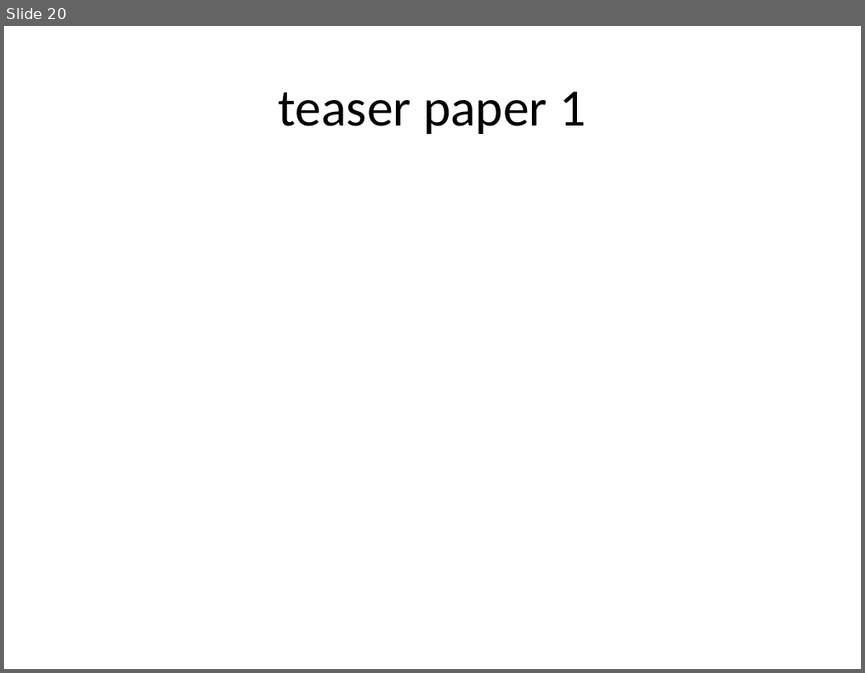
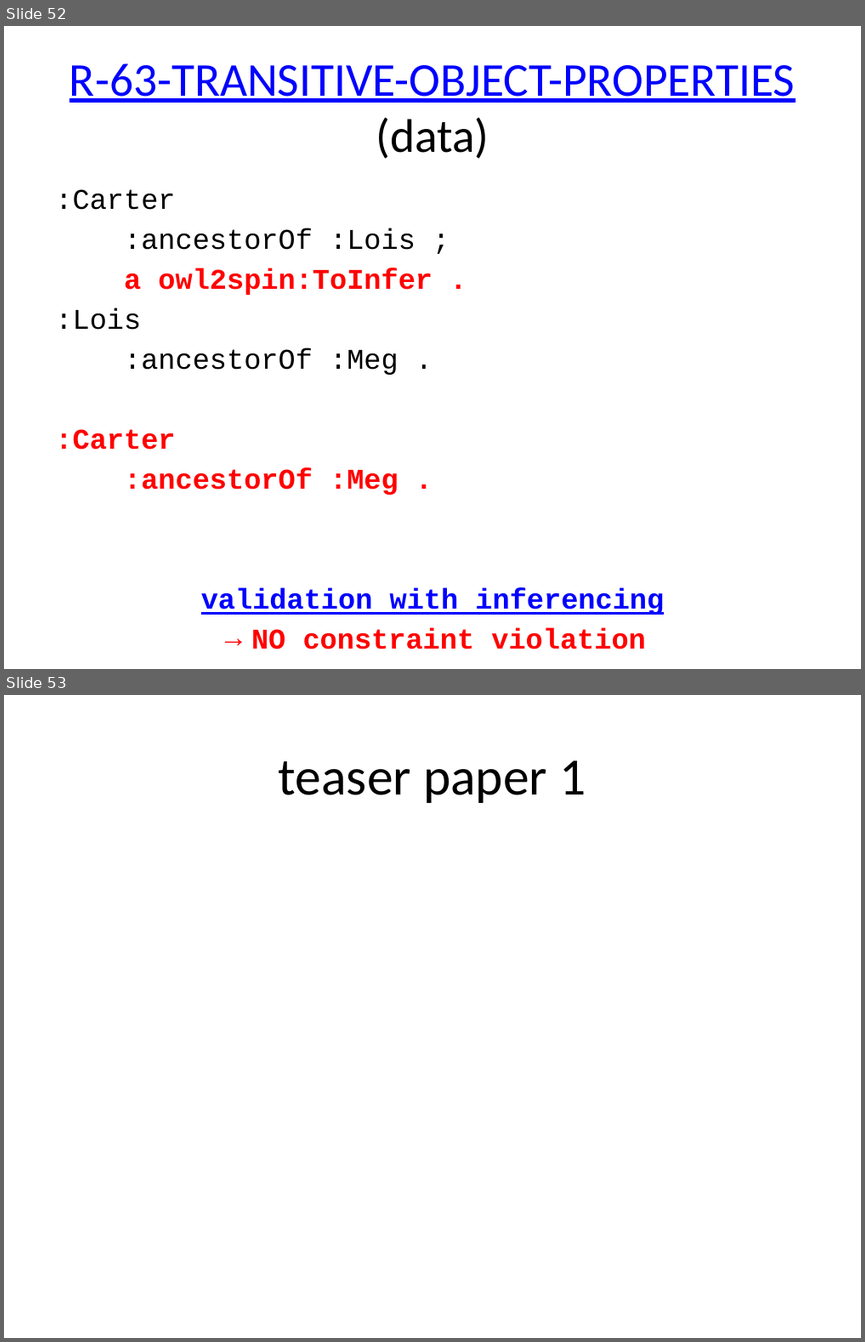
Before and after one commit to boschthomas/rdf-validation-research, a slide deck: presentations/Tutorial Thomas Bosch (DC 2014).pptx. Shown one above the other, each under a label of ours: slide 20 before the commit, slides 52 and 53 after it. The pictures are 865x673 and 865x1342 pixels, drawn with LibreOffice and Linux fonts; fonts in the diff are those of the drawing. Boxes give left, top, right and bottom in pixels: in the first picture for what was removed or moved away, otherwise in the second. Text is boxed around its words. In the diff, an @@ line names an element or a change of style, - is before the commit and + after.

```diff
--- a/presentations/Tutorial Thomas Bosch (DC 2014).pptx
+++ b/presentations/Tutorial Thomas Bosch (DC 2014).pptx
@@ slide 52 added at [4,26,861,669], background #FFFFFF @@
@@ title added at [69,63,794,159], 39.6 pt, text #0000FF, underline @@
+R-63-TRANSITIVE-OBJECT-PROPERTIES (data)
@@ text added at [55,189,664,649], 24 pt, text #FF0000, bold @@
+:Carter
+:ancestorOf :Lois ;
+a owl2spin:ToInfer .
+:Lois
+:ancestorOf :Meg .
+:Carter
+:ancestorOf :Meg .
+validation with inferencing
+→ NO constraint violation
@@ what was slide 20 is now slide 53 @@
```
Also in this commit, not shown: 7 slides changed, 34 other slides added, 2 slides removed, 11 other files.
